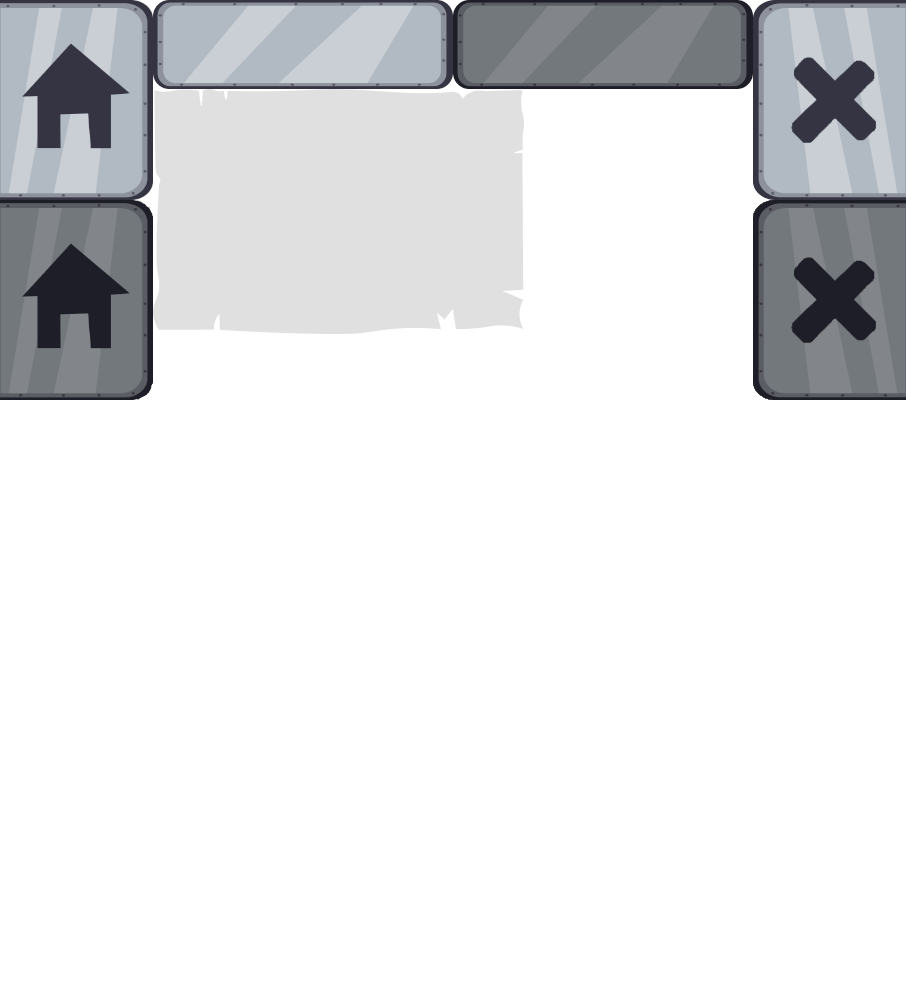
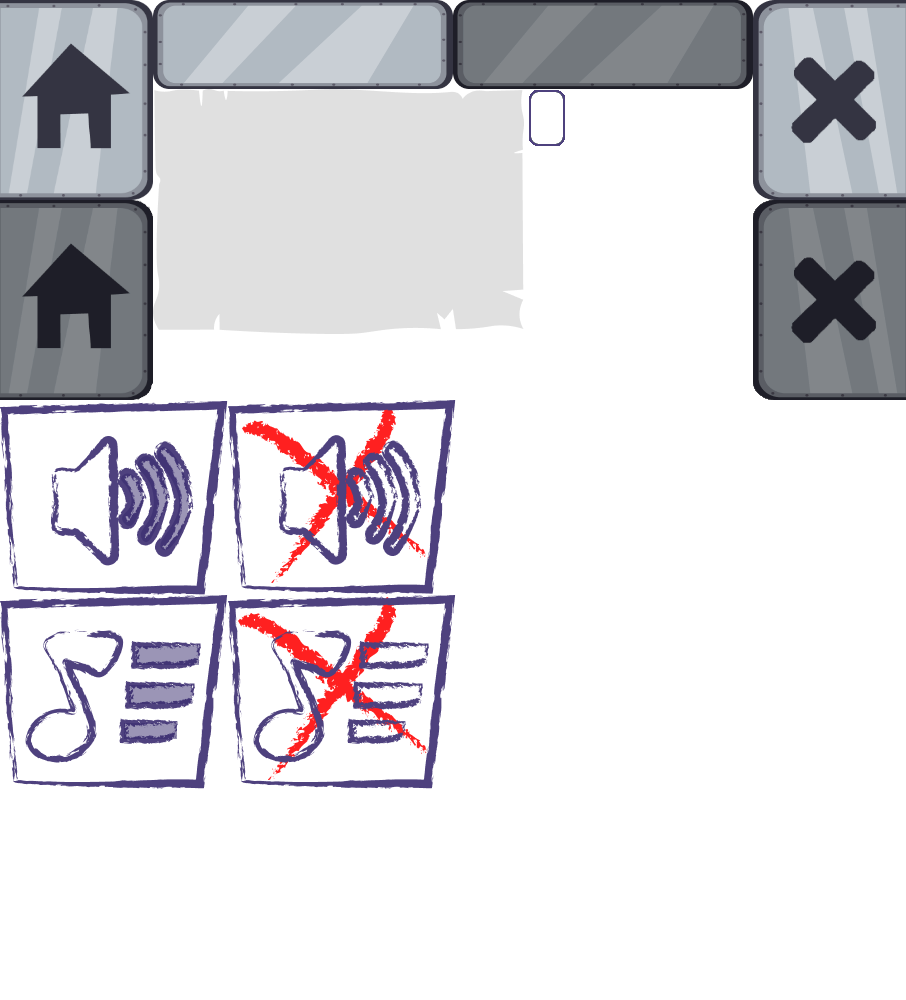
Comparing the layer stacks of the two 906px x 1000px images. Changes:
added layer "Sounds off" above "Music on" over (x1=228, y1=400, x2=456, y2=594)
added layer "Music on" above "Slider handler" over (x1=0, y1=595, x2=228, y2=789)
added layer "Slider handler" above "Music off" over (x1=529, y1=90, x2=565, y2=146)
added layer "Music off" above "Sounds on" over (x1=228, y1=595, x2=456, y2=789)
added layer "Sounds on" above "Exit pressed" over (x1=0, y1=401, x2=228, y2=595)
